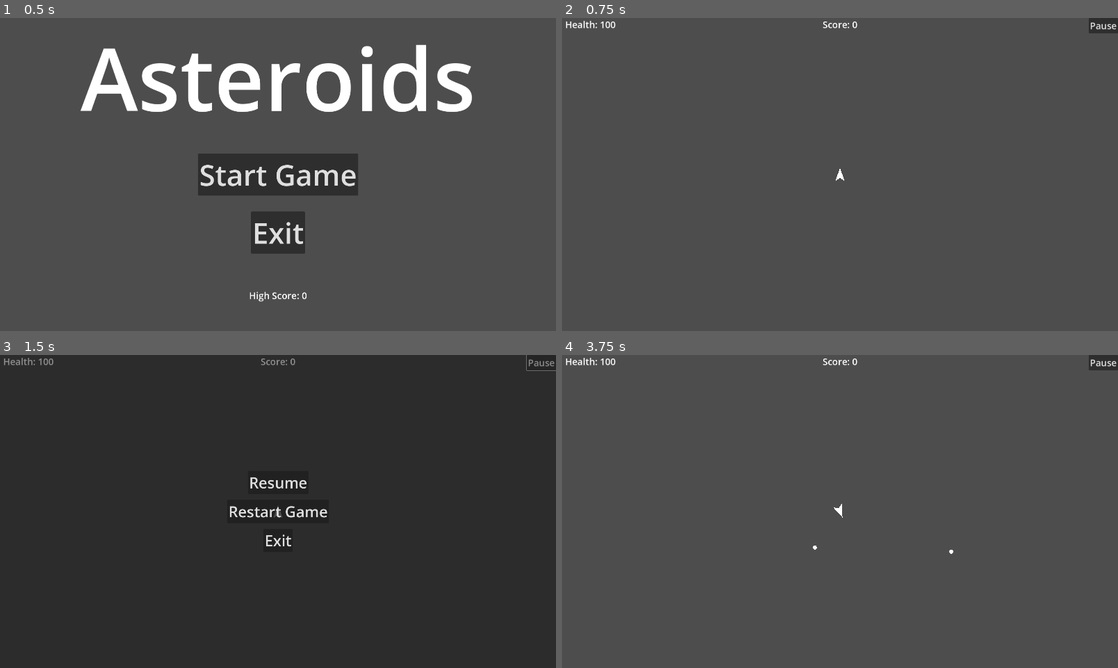
Above: before the commit, frames 1-4 (two rows, left to right).
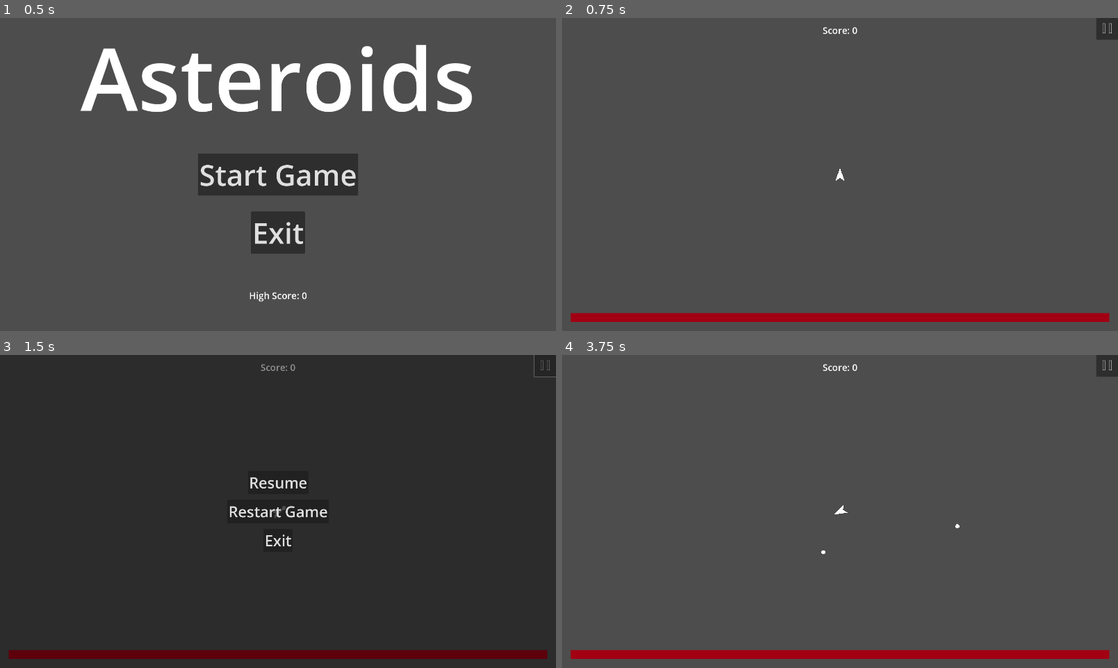
Above: after the commit, the same moments.

Repository: CoilSeb/AsteroidsPersonal
Game: Godot game, scene res://Scenes/Screens/Start Screen/StartScreen.tscn
Same seed, same stepped clock (60 frames per second), same inputs: the game is played once before the commit and once after it.
Inputs (mouse positions are in pixels of both pictures, inside the frame that each line leads up to; where the layout moved, square brackets give the same spot in the first picture):
- Up to frame 1 (0.5 s): no input
- Up to frame 2 (0.75 s): click "Start Game" at 0.5 s
- Up to frame 3 (1.5 s): click (544, 364) [539, 361] at 1.25 s
- Up to frame 4 (3.75 s): click "Restart Game" at 2 s; tap Enter at 2.75 s; move the mouse to (962, 495) at 2.77 s; hold D (rotate_right) 2.78-3.53 s; hold Space (shoot) 2.78-3.53 s; click (962, 495) at 3.05 s; move the mouse to (728, 527) at 3.52 s; hold A (rotate_left) from 3.53 s (still down); click (728, 527) at 3.6 s

Frame 1 is identical in both runs. In frame 2, 3.2% of the frame differs, in the area x 0-100%, y 0-98%; in frame 3, 3.1%; in frame 4, 3.3%.

Commit message:
Update game mechanics and UI elements

Diff:
--- a/Global Scripts/Global.gd
+++ b/Global Scripts/Global.gd
@@ -1,10 +1,10 @@
 extends Node
 
 # Global Variables
-var health = 100
+var health = 500
 var high_score = 0
-var damage_multiplier = 1.0
-var collision_damage = 10
+var damage_multiplier = 10.0
+var collision_damage = 100
 var experience = 0
 @onready var screen_size = get_viewport().get_visible_rect().size
 
--- a/Scenes/Exp/Exp.gd
+++ b/Scenes/Exp/Exp.gd
@@ -3,6 +3,7 @@
 @onready var destroy_ring = $Destroy_Ring
 var following = false
 var d
+var t = 0.0
 var player_area
 const FOLLOW_SPEED = 4.0
 
@@ -16,7 +17,7 @@
 func _process(delta):
 	d = delta
 	if following == true:
-		follow(player_area, delta)
+		follow(delta)
 
 
 func destroy():
@@ -30,5 +31,10 @@
 		#print(player_area)
 
 
-func follow(area, delta):
-	position = position.lerp(player_area.position, delta * FOLLOW_SPEED)
+func _on_area_exited(_area):
+	following = false
+
+
+func follow(delta):
+	t += delta * 0.2
+	position = position.lerp(player_area.position, t)
--- a/Scenes/Exp/Exp.tscn
+++ b/Scenes/Exp/Exp.tscn
@@ -4,7 +4,7 @@
 [ext_resource type="Texture2D" uid="uid://dvo4y5vj5mvgc" path="res://Scenes/Exp/Sprites/Exp-1.png.png" id="1_gm563"]
 
 [sub_resource type="CircleShape2D" id="CircleShape2D_7iodp"]
-radius = 299.007
+radius = 54.0093
 
 [sub_resource type="CircleShape2D" id="CircleShape2D_pnwvu"]
 radius = 7.0
@@ -27,3 +27,4 @@
 shape = SubResource("CircleShape2D_pnwvu")
 
 [connection signal="area_entered" from="." to="." method="_on_area_entered"]
+[connection signal="area_exited" from="." to="." method="_on_area_exited"]
--- a/Scenes/Player/Player.gd
+++ b/Scenes/Player/Player.gd
@@ -11,6 +11,7 @@
 var shootTimer = null
 var immunity_timer = null
 var d
+var using_mouse = false
 
 # Called when the node enters the scene tree for the first time.
 func _ready():
@@ -42,10 +43,17 @@
 
 	# Movement
 	if Input.is_action_pressed("rotate_left"):
+		using_mouse = false
 		rotation += -1 * rotateSpeed * delta
 	if Input.is_action_pressed("rotate_right"):
+		using_mouse = false
 		rotation += 1 * rotateSpeed * delta
-	if Input.is_action_pressed("move_forward"):
+	if Input.is_action_pressed("M1") || Input.is_action_pressed("M2"):
+		using_mouse = true
+	if using_mouse == true:
+		rotate(get_angle_to(get_global_mouse_position()) + (0.5 * PI))
+		#rotation = get_angle_to(get_global_mouse_position())
+	if Input.is_action_pressed("move_forward") || Input.is_action_pressed("M2"):
 		velocity += ((Vector2(0, -10) * thrust * delta).rotated(rotation))
 		velocity.limit_length(maxSpeed)
 	else:
@@ -59,7 +67,7 @@
 
 
 	# Shooting
-	if Input.is_action_pressed("shoot") && shootTimer.time_left == 0:  # Use action_just_pressed to prevent multiple bullets on a single press
+	if (Input.is_action_pressed("shoot") || Input.is_action_pressed("M1")) && shootTimer.time_left == 0:  # Use action_just_pressed to prevent multiple bullets on a single press
 		var bulletInstance = bulletScene.instantiate()  # Create a new instance of the Bullet scene
 		get_parent().add_child(bulletInstance)  # Add it to the player node or a designated parent node for bullets
 		bulletInstance.global_position = global_position  # Set the bullet's position
@@ -89,9 +97,8 @@
 	#if area.is_in_group("Exp"):
 		#area.following = true
 	if area.is_in_group("Destroy_Ring"):
-		Global.experience += 10
-		print(Global.experience)
-		return
+		Ui.update_exp(10)
+		#print(Global.experience)
 		area.get_parent().destroy()
 
 
--- a/Scenes/Screens/Game Scene/GameScene.gd
+++ b/Scenes/Screens/Game Scene/GameScene.gd
@@ -17,6 +17,7 @@
 	if !find_child("Player"):
 		player = false
 		#print(player)
+
 
 func _process(_delta):
 	if !player:
--- a/Scenes/UI/UI.gd
+++ b/Scenes/UI/UI.gd
@@ -2,7 +2,6 @@
 
 @onready var GameScene = get_parent()
 @onready var score_label = $Score_Label
-@onready var health_label = $Health_Label
 @onready var pause_button = $PauseButton
 @onready var dim_overlay = $PauseMenu/DimOverlay
 @onready var resume_button = $PauseMenu/ResumeButton
@@ -11,6 +10,8 @@
 @onready var restart_button = $Restart
 @onready var restart_pause = $PauseMenu/Restart
 @onready var high_score_label = $High_Score
+@onready var health_bar = $Health_Bar
+@onready var exp_bar = $Exp_Bar
 var score = 0
 
 
@@ -19,12 +20,12 @@
 	resume_button.connect("pressed", _on_ResumeButton_pressed)
 	exit_button.connect("pressed", _on_ExitButton_pressed)
 	pause_menu.visible = false
-
 	dim_overlay.mouse_filter = Control.MOUSE_FILTER_IGNORE
 	restart_button.visible = false
 	restart_pause.visible = false
 	high_score_label.visible = false
-	health_label .visible = true
+	health_bar.max_value = Global.health
+	Global.experience = 0
 
 
 func _process(_delta):
@@ -68,18 +69,23 @@
 
 func update_health(amount):
 	Global.health += amount
-	health_label.text = "Health: " + str(Global.health)
+	health_bar.value = Global.health
+	print(health_bar.value)
 	if Global.health <= 0:
 		GameScene.game_over()
 		score_label.set("theme_override_font_sizes/font_size", 56)
 		score_label.position.y = Global.screen_size.y/2 - 45
 		restart_button.visible = true
 		high_score_label.visible = true
-		health_label.visible = false
 		high_score_label.text = "High Score: " + str(Global.high_score)
 		if score > Global.high_score:
 			Global.high_score = score
 			Global.save_score()
+
+
+func update_exp(amount):
+	Global.experience += amount
+	exp_bar.value = Global.experience
 
 
 func _on_restart_pressed():
@@ -87,7 +93,7 @@
 
 
 func restart():
-	Global.health = 100
+	Global.health = 500
 	if get_tree().paused:
 		toggle_pause_menu()
 		GameScene.get_tree().reload_current_scene()
--- a/Scenes/UI/UI.tscn
+++ b/Scenes/UI/UI.tscn
@@ -1,6 +1,8 @@
-[gd_scene load_steps=2 format=3 uid="uid://c0jlxjxdu4vma"]
+[gd_scene load_steps=4 format=3 uid="uid://c0jlxjxdu4vma"]
 
 [ext_resource type="Script" path="res://Scenes/UI/UI.gd" id="1_mphwc"]
+[ext_resource type="Texture2D" uid="uid://c81cyxo81c3w6" path="res://Scenes/UI/Sprites/Bar-1.png.png" id="2_ky7pi"]
+[ext_resource type="Texture2D" uid="uid://c416wpu8cpp4g" path="res://Scenes/UI/Sprites/Pause_Button-1.png.png" id="3_vwkcr"]
 
 [node name="UI" type="CanvasLayer"]
 process_mode = 3
@@ -10,22 +12,18 @@
 anchors_preset = 5
 anchor_left = 0.5
 anchor_right = 0.5
-offset_left = -32.0
-offset_right = 32.0
-offset_bottom = 45.0
+offset_left = -51.5
+offset_top = 20.0
+offset_right = 51.5
+offset_bottom = 65.0
 grow_horizontal = 2
 theme_override_font_sizes/font_size = 32
+text = "Score: "
 horizontal_alignment = 1
 vertical_alignment = 1
 
-[node name="Health_Label" type="Label" parent="."]
-offset_left = 11.0
-offset_right = 51.0
-offset_bottom = 45.0
-size_flags_horizontal = 4
-theme_override_font_sizes/font_size = 32
-
 [node name="High_Score" type="Label" parent="."]
+visible = false
 anchors_preset = 5
 anchor_left = 0.5
 anchor_right = 0.5
@@ -36,18 +34,8 @@
 theme_override_font_sizes/font_size = 128
 text = "High Score: "
 
-[node name="PauseButton" type="Button" parent="."]
-anchors_preset = 1
-anchor_left = 1.0
-anchor_right = 1.0
-offset_left = -101.0
-offset_bottom = 53.0
-grow_horizontal = 0
-theme_override_font_sizes/font_size = 32
-text = "Pause
-"
-
 [node name="Restart" type="Button" parent="."]
+visible = false
 anchors_preset = 8
 anchor_left = 0.5
 anchor_top = 0.5
@@ -62,7 +50,46 @@
 theme_override_font_sizes/font_size = 100
 text = "Restart Game"
 
+[node name="Health_Bar" type="TextureProgressBar" parent="."]
+anchors_preset = 12
+anchor_top = 1.0
+anchor_right = 1.0
+anchor_bottom = 1.0
+offset_left = 30.0
+offset_top = -93.0
+offset_right = -30.0
+grow_horizontal = 2
+grow_vertical = 0
+value = 100.0
+fill_mode = 6
+nine_patch_stretch = true
+texture_progress = ExtResource("2_ky7pi")
+tint_progress = Color(0.635294, 0, 0.0745098, 1)
+
+[node name="Exp_Bar" type="TextureProgressBar" parent="."]
+anchors_preset = 10
+anchor_right = 1.0
+offset_left = 30.0
+offset_right = -30.0
+offset_bottom = 28.0
+grow_horizontal = 2
+fill_mode = 6
+nine_patch_stretch = true
+texture_progress = ExtResource("2_ky7pi")
+
+[node name="PauseButton" type="Button" parent="."]
+anchors_preset = 1
+anchor_left = 1.0
+anchor_right = 1.0
+offset_left = -75.0
+offset_bottom = 75.0
+grow_horizontal = 0
+theme_override_font_sizes/font_size = 32
+icon = ExtResource("3_vwkcr")
+expand_icon = true
+
 [node name="PauseMenu" type="Control" parent="."]
+visible = false
 custom_minimum_size = Vector2(1920, 1080)
 layout_mode = 3
 anchors_preset = 15
@@ -73,7 +100,6 @@
 mouse_filter = 2
 
 [node name="DimOverlay" type="ColorRect" parent="PauseMenu"]
-visible = false
 layout_mode = 1
 anchors_preset = 15
 anchor_right = 1.0
--- a/project.godot
+++ b/project.godot
@@ -56,3 +56,13 @@
 "events": [Object(InputEventKey,"resource_local_to_scene":false,"resource_name":"","device":-1,"window_id":0,"alt_press …(182 unchanged characters)…
 ]
 }
+M1={
+"deadzone": 0.5,
+"events": [null, Object(InputEventMouseButton,"resource_local_to_scene":false,"resource_name":"","device":-1,"window_id":0,"alt_pressed":false,"shift_pressed":false,"ctrl_pressed":false,"meta_pressed":false,"button_mask":0,"position":Vector2(0, 0),"global_position":Vector2(0, 0),"factor":1.0,"button_index":1,"canceled":false,"pressed":false,"double_click":false,"script":null)
+]
+}
+M2={
+"deadzone": 0.5,
+"events": [Object(InputEventMouseButton,"resource_local_to_scene":false,"resource_name":"","device":-1,"window_id":0,"alt_pressed":false,"shift_pressed":false,"ctrl_pressed":false,"meta_pressed":false,"button_mask":0,"position":Vector2(0, 0),"global_position":Vector2(0, 0),"factor":1.0,"button_index":2,"canceled":false,"pressed":false,"double_click":false,"script":null)
+]
+}
Binary file added: Scenes/UI/Sprites/Bar-1.png.png
Not shown, added: Scenes/UI/Sprites/Bar-1.png.png.import
Binary file added: Scenes/UI/Sprites/Pause_Button-1.png.png
Not shown, added: Scenes/UI/Sprites/Pause_Button-1.png.png.import
